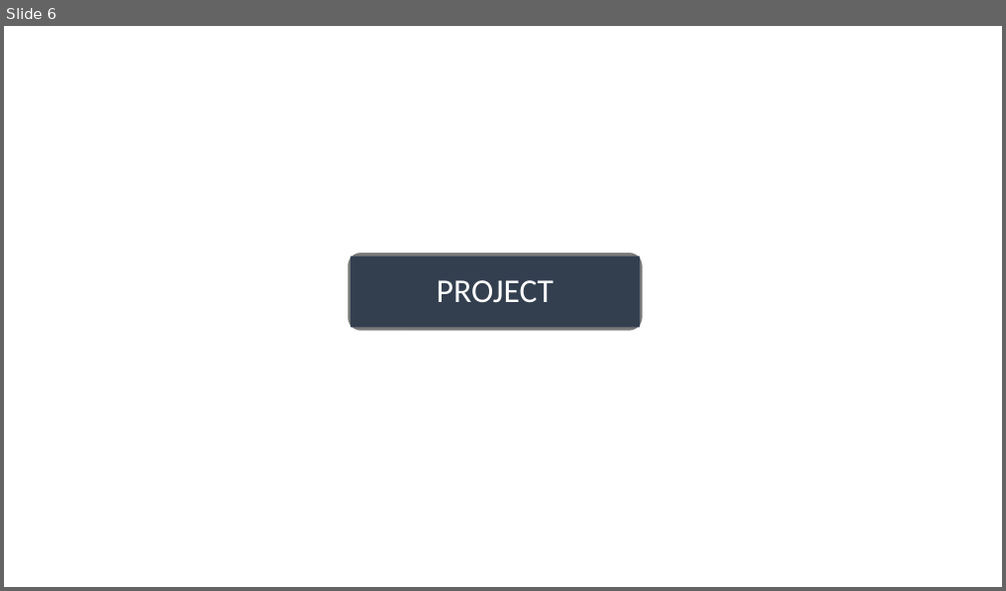
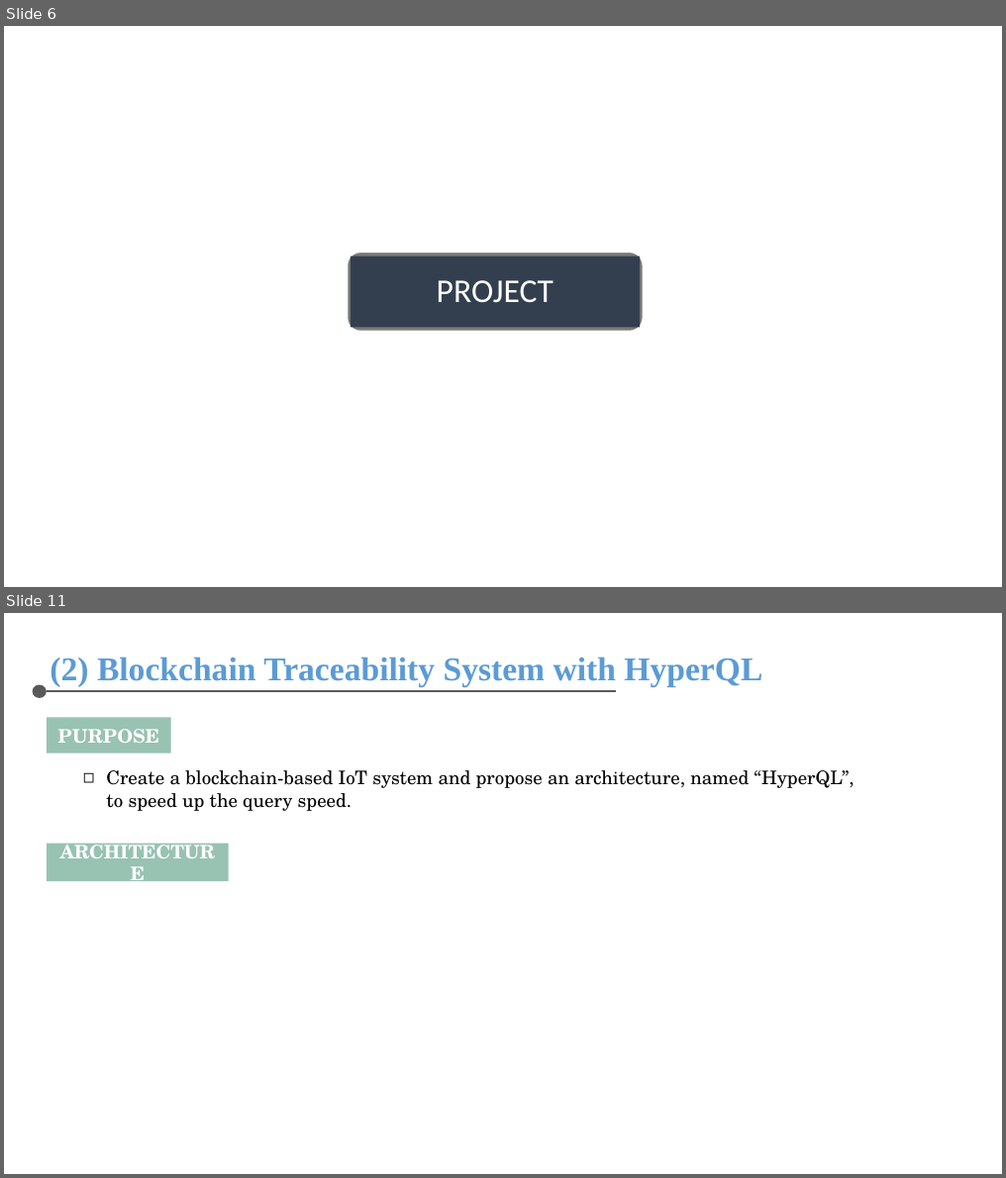
Before and after one commit to chris-nthu/nodejs-pwa, a slide deck: File/AMAT 履歷/Interview.pptx. Shown one above the other, each under a label of ours: slide 6 before the commit, slides 6 and 11 after it; the slides between them are not shown. The pictures are 1006x591 and 1006x1178 pixels, drawn with LibreOffice and Linux fonts; fonts in the diff are those of the drawing. Boxes give left, top, right and bottom in pixels: in the first picture for what was removed or moved away, otherwise in the second. Text is boxed around its words. In the diff, an @@ line names an element or a change of style, - is before the commit and + after.

```diff
--- a/File/AMAT 履歷/Interview.pptx
+++ b/File/AMAT 履歷/Interview.pptx
@@ slide 11 added at (4, 613, 1002, 1174), background #FFFFFF @@
@@ text added at (50, 657, 762, 686), 32 pt, text #5B9BD5, bold @@
+(2) Blockchain Traceability System with HyperQL
@@ ellipse added at (33, 685, 47, 698), fill #595959 @@
@@ line added from (47, 691) to (616, 691), #595959 2 pt @@
@@ rectangle added at (47, 717, 171, 753), fill #98C2B2, 18 pt, text #FFFFFF, bold @@
+PURPOSE
@@ text added at (106, 770, 854, 811), 18 pt, text #000000 @@
+◻ Create a blockchain-based IoT system and propose an architecture, named “HyperQL”, to speed up the query speed.
@@ rectangle added at (47, 844, 229, 881), fill #98C2B2, 18 pt, text #FFFFFF, bold @@
+ARCHITECTURE
```
Also in this commit, not shown: 5 slides changed, 9 other slides added.
